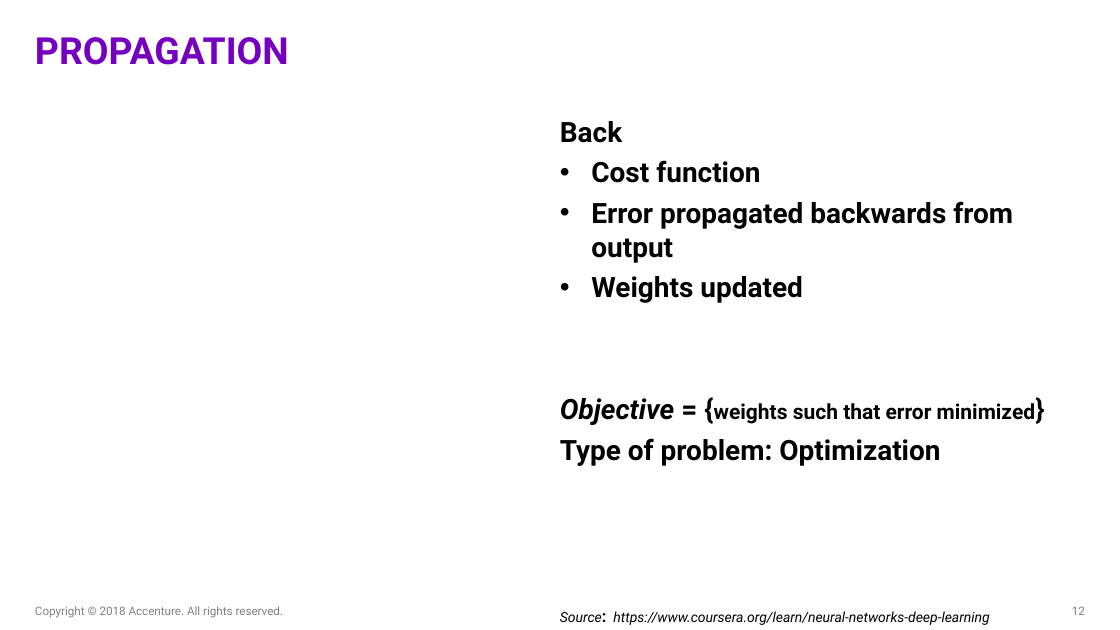
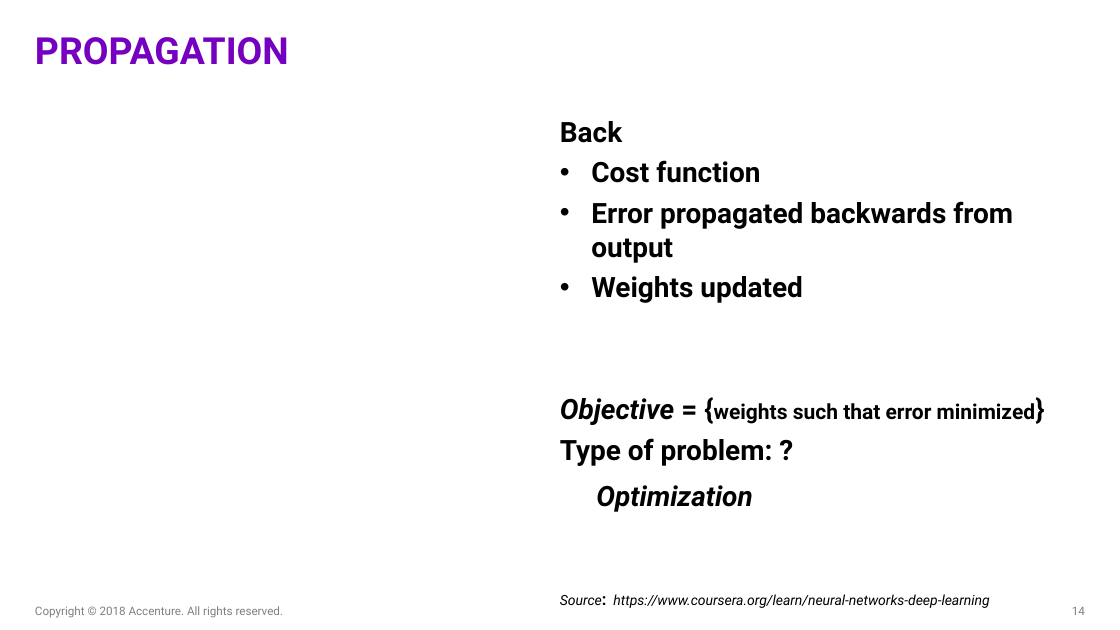
Before and after one commit to ameet123/na_la_nn, a slide deck: slide 14 of FY19 NA-LA.pptx (slide 12 before the commit). Drawn at 1120x630 pixels with LibreOffice and Linux fonts; fonts in the diff are those of the drawing; grey boxes stand for pictures. Boxes give left, top, right and bottom in pixels: in the first picture for what was removed or moved away, otherwise in the second. Text is boxed around its words. In the diff, an @@ line names an element or a change of style, - is before the commit and + after.

```diff
--- a/FY19 NA-LA.pptx
+++ b/FY19 NA-LA.pptx
@@ text at (560,438,773,512): text changed @@
-Type of problem: Optimization
+Type of problem: ?
+            Optimization
@@ page number at (1072,607,1085,615): text changed @@
-12
+14
```
Also in this commit, not shown: 6 other slides changed, 2 slides added.
